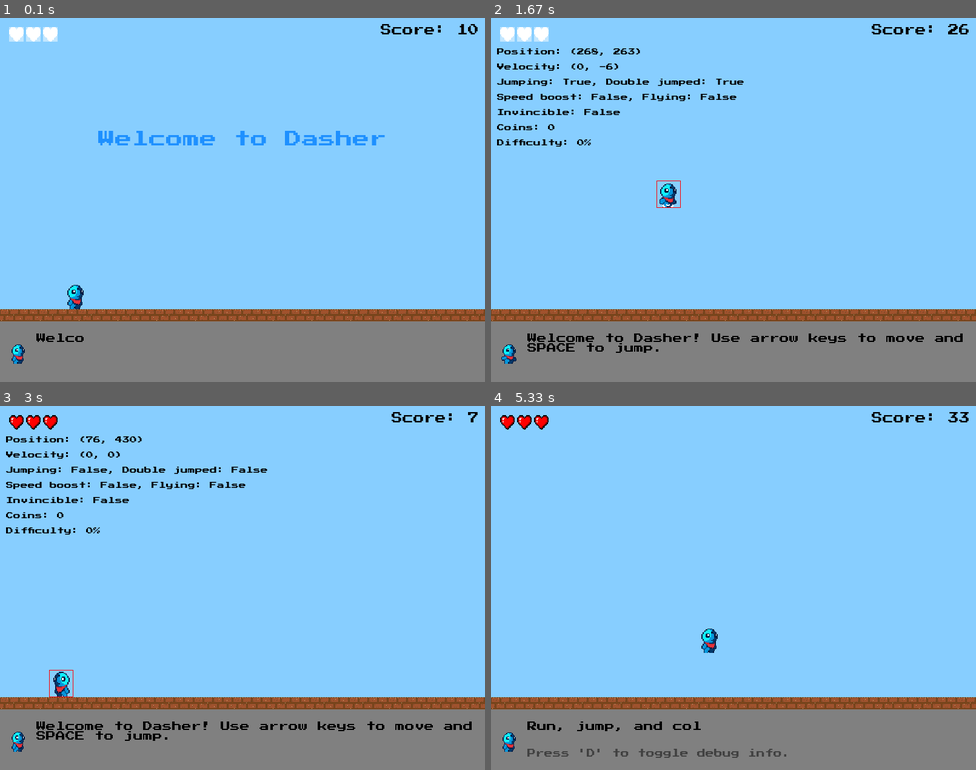
Above: before the commit, frames 1-4 (two rows, left to right).
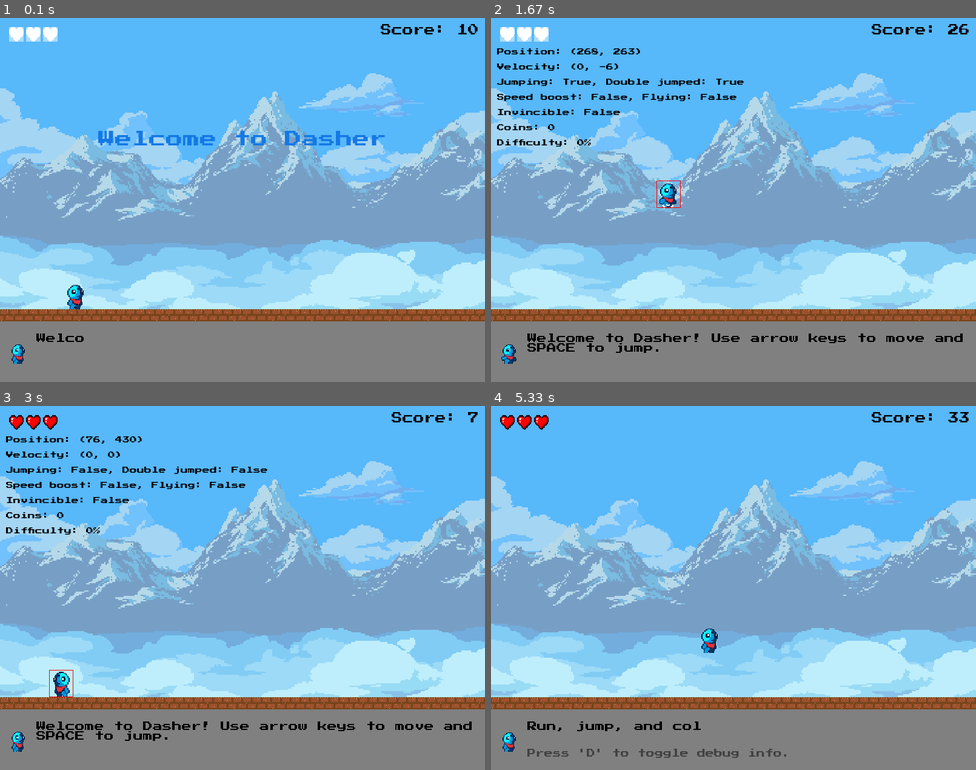
Above: after the commit, the same moments.

Repository: jakezhiming/dasher
Game: pygame game, started from main.py
Same seed, same stepped clock (60 frames per second), same inputs: the game is played once before the commit and once after it.
Inputs:
- Up to frame 1 (0.1 s): no input
- Up to frame 2 (1.67 s): tap D at 0.33 s; hold Right 1.17-1.63 s; tap Space at 1.23, 1.53 s
- Up to frame 3 (3 s): hold Left 1.67-2.2 s; tap Space at 1.73, 2.03 s
- Up to frame 4 (5.33 s): hold Left 3.4-3.87 s; tap Space at 3.47, 3.77, 3.97, 4.27, 4.47, 4.77 s; hold Right 3.9-4.37 s; tap D at 4.05 s; hold Right 4.4-4.87 s

The runs differ from the first frame. In frame 1, 68% of the frame differs, in the area x 0-100%, y 0-80%; in frame 2, 66%; in frame 3, 66%; in frame 4, 68%.

Commit message:
upgrade background

Diff:
--- a/constants.py
+++ b/constants.py
@@ -82,7 +82,7 @@
 DARK_RED = (180, 0, 0)     # Darker red for damage invincibility
 GREEN = (0, 100, 0)        # Dark green for obstacles
 YELLOW = (255, 215, 0)     # Gold for coins
-BLUE = (30, 144, 255)      # Dodger blue for speed power-up
+BLUE = (20, 120, 230)      # Dodger blue for background text and speed power-up
 CYAN = (0, 191, 255)       # Deep sky blue for flying power-up
 MAGENTA = (218, 112, 214)  # Orchid for other power-ups
 GRAY = (128, 128, 128)     # Medium gray
--- a/level_generator.py
+++ b/level_generator.py
@@ -170,7 +170,7 @@
                     # For spikes, we'll set the width based on the number of duplications we want
                     # The actual width will be adjusted in the Obstacle class based on the sprite width
                     num_spikes = 1 + int(4 * difficulty_factor)  # 1 to 5 spikes based on difficulty
-                    obstacle_width = num_spikes * 30  # Use actual spike width (30px) instead of approximate
+                    obstacle_width = num_spikes * 40  # Use actual spike width (30px) instead of approximate
                     obstacle_height = 35  # Fixed height for spikes
 
                 elif obstacle_type == 'fire':
--- a/main.py
+++ b/main.py
@@ -96,7 +96,7 @@
         floors, platforms, obstacles, coins, power_ups = remove_old_objects(player, floors, platforms, obstacles, coins, power_ups)
 
         # Draw background
-        draw_background(screen)
+        draw_background(screen, camera_x)
         for floor in floors:
             floor.draw(screen, camera_x)
         for platform in platforms:
@@ -126,7 +126,7 @@
             game_state = GAME_OVER
 
         # Continue drawing the game state
-        draw_background(screen)
+        draw_background(screen, camera_x)
         for floor in floors:
             floor.draw(screen, camera_x)
         for platform in platforms:
--- a/ui.py
+++ b/ui.py
@@ -186,7 +186,7 @@
     # If player has more lives than max_hearts, show a "+" indicator
     if player.lives > max_hearts:
         plus_text = render_retro_text(f"+{player.lives - max_hearts}", 14, RED)
-        screen.blit(plus_text, (10 + (max_hearts * heart_spacing), heart_y_position + 5))
+        screen.blit(plus_text, (15 + (max_hearts * heart_spacing), heart_y_position + 5))
 
     # Draw score at top right
     score_text = render_retro_text(f"Score: {player.score}", 18, BLACK)
--- a/utils.py
+++ b/utils.py
@@ -88,6 +88,53 @@
             rect1.y < rect2.y + rect2.height and
             rect1.y + rect1.height > rect2.y)
 
-def draw_background(screen):
-    """Draw a solid background."""
-    screen.fill(LIGHT_BLUE, (0, 0, screen.get_width(), PLAY_AREA_HEIGHT))
+def draw_background(screen, camera_x=0):
+    """Draw a parallax background using the Glacial Mountains assets."""
+    # Load background layers (only once)
+    global background_layers, background_widths
+    if 'background_layers' not in globals():
+        # Load the background images
+        background_layers = [
+            pygame.image.load('assets/images/background/sky_lightened.png').convert_alpha(),
+            pygame.image.load('assets/images/background/clouds_bg.png').convert_alpha(),
+            pygame.image.load('assets/images/background/glacial_mountains_lightened.png').convert_alpha(),
+            pygame.image.load('assets/images/background/clouds_mg_3.png').convert_alpha(),
+            pygame.image.load('assets/images/background/clouds_mg_2.png').convert_alpha(),
+            pygame.image.load('assets/images/background/cloud_lonely.png').convert_alpha(),
+            pygame.image.load('assets/images/background/clouds_mg_1_lightened.png').convert_alpha(),
+        ]
+
+        # Scale the background layers to fit the screen height
+        background_widths = []
+        for i in range(len(background_layers)):
+            # Scale to match play area height while maintaining aspect ratio
+            orig_width, orig_height = background_layers[i].get_size()
+            scale_factor = PLAY_AREA_HEIGHT / orig_height
+            new_width = int(orig_width * scale_factor)
+            background_layers[i] = pygame.transform.scale(background_layers[i], (new_width, PLAY_AREA_HEIGHT))
+            background_widths.append(new_width)
+
+    # Draw each layer with parallax effect
+    # Different layers move at different speeds
+    # Sky is fixed (0.0), mountains move slowly, clouds move faster
+    parallax_factors = [0.0, 0.05, 0.1, 0.15, 0.2, 0.225, 0.25]
+
+    screen_width = screen.get_width()
+
+    for i, layer in enumerate(background_layers):
+        # Calculate the parallax offset for this layer
+        # Use int() to ensure we get pixel-perfect positioning
+        layer_offset = int(-(camera_x * parallax_factors[i])) % background_widths[i]
+
+        # Draw the layer, potentially multiple times to cover the screen
+        # First draw at the calculated offset
+        screen.blit(layer, (layer_offset, 0))
+
+        # If the first instance doesn't cover the entire screen, draw additional instances
+        # Draw to the right if needed
+        if layer_offset + background_widths[i] < screen_width:
+            screen.blit(layer, (layer_offset + background_widths[i], 0))
+
+        # Draw to the left if needed (for when the offset is positive)
+        if layer_offset > 0:
+            screen.blit(layer, (layer_offset - background_widths[i], 0))
Binary file added: assets/images/background/cloud_lonely.png
Binary file added: assets/images/background/clouds_bg.png
Binary file added: assets/images/background/clouds_mg_1.png
Binary file added: assets/images/background/clouds_mg_1_lightened.png
Binary file added: assets/images/background/clouds_mg_2.png
Binary file added: assets/images/background/clouds_mg_3.png
Binary file added: assets/images/background/glacial_mountains.png
Binary file added: assets/images/background/glacial_mountains_lightened.png
Binary file added: assets/images/background/sky.png
Binary file added: assets/images/background/sky_lightened.png
